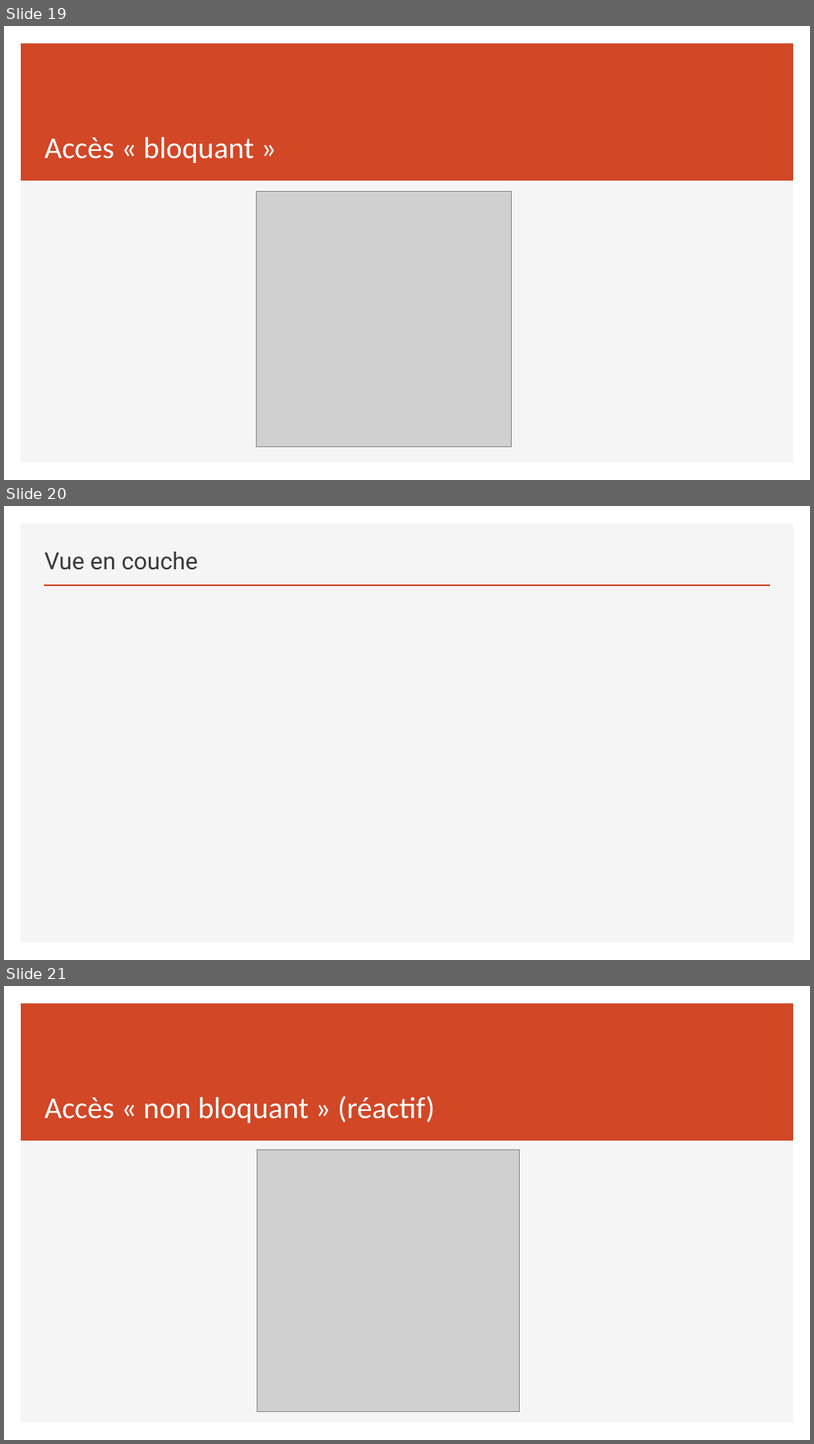
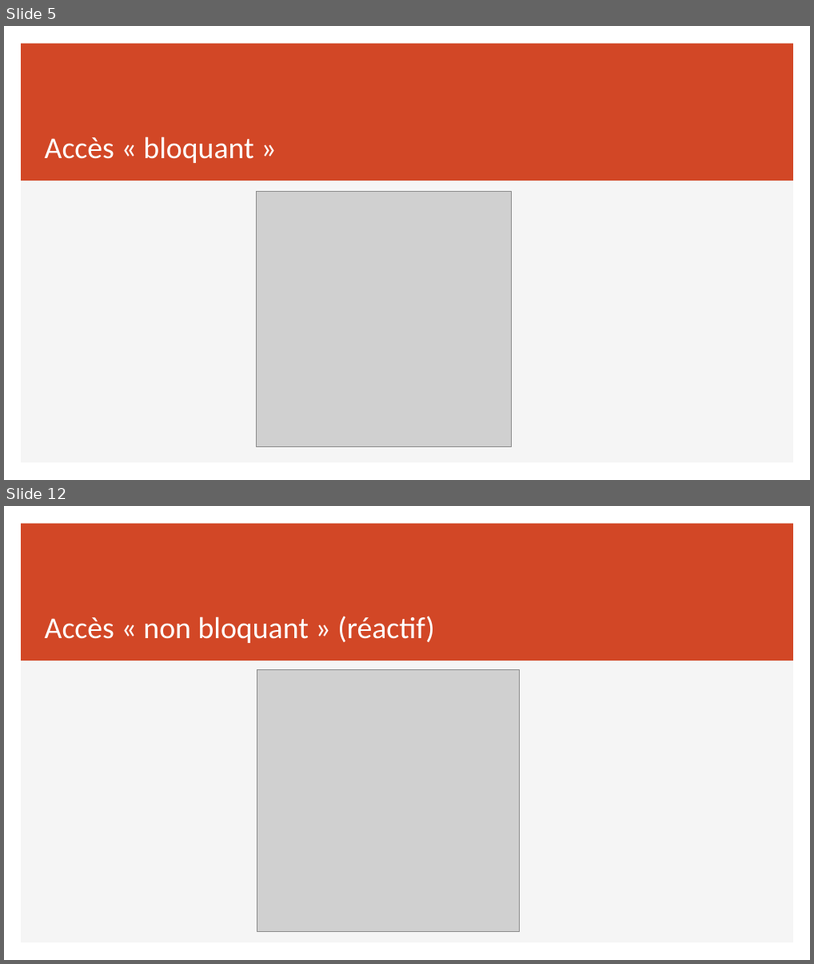
Before and after one commit to sebzuki/webflux-vs-web, a slide deck: REACTIVE.pptx. Shown one above the other, each under a label of ours: slides 19, 20 and 21 before the commit, slides 5 and 12 after it; the slides between them are not shown. The pictures are 814x1444 and 814x964 pixels, drawn with LibreOffice and Linux fonts; fonts in the diff are those of the drawing; grey boxes stand for pictures. Boxes give left, top, right and bottom in pixels: in the first picture for what was removed or moved away, otherwise in the second. Text is boxed around its words. In the diff, an @@ line names an element or a change of style, - is before the commit and + after.

```diff
--- a/REACTIVE.pptx
+++ b/REACTIVE.pptx
@@ slide 20 removed at <box>4,506,810,960</box>, background #FFFFFF; not listed: 1 template element that a slide beside it also shows @@
@@ title removed at <box>45,552,198,570</box> @@
-Vue en couche
@@ line removed from (44, 585) to (770, 585) @@
@@ what was slide 19 is now slide 5 @@
@@ what was slide 21 is now slide 12 @@
```
Also in this commit, not shown: 7 slides changed, 33 slides added, 10 other slides removed, 33 other files.
